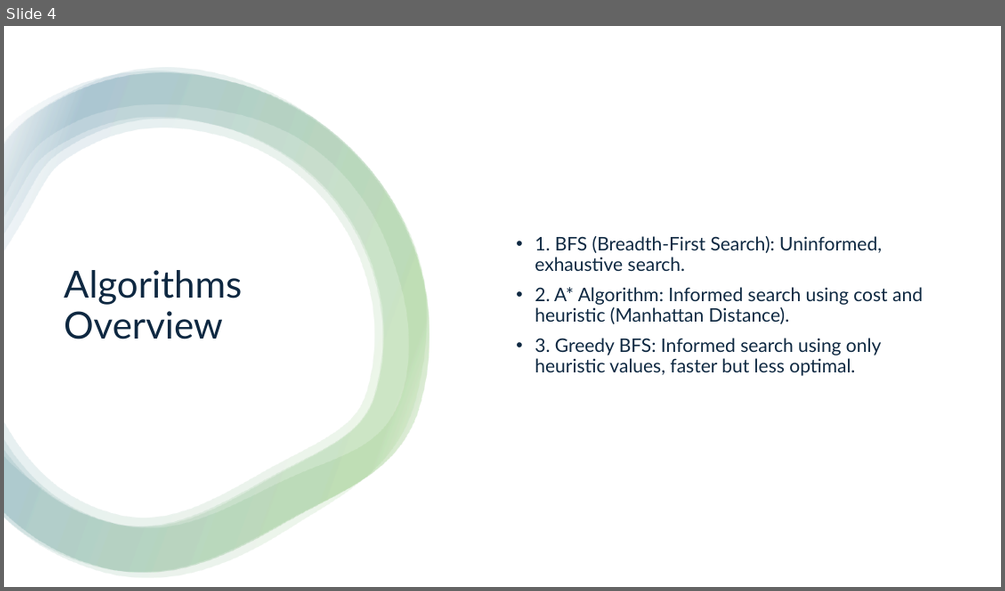
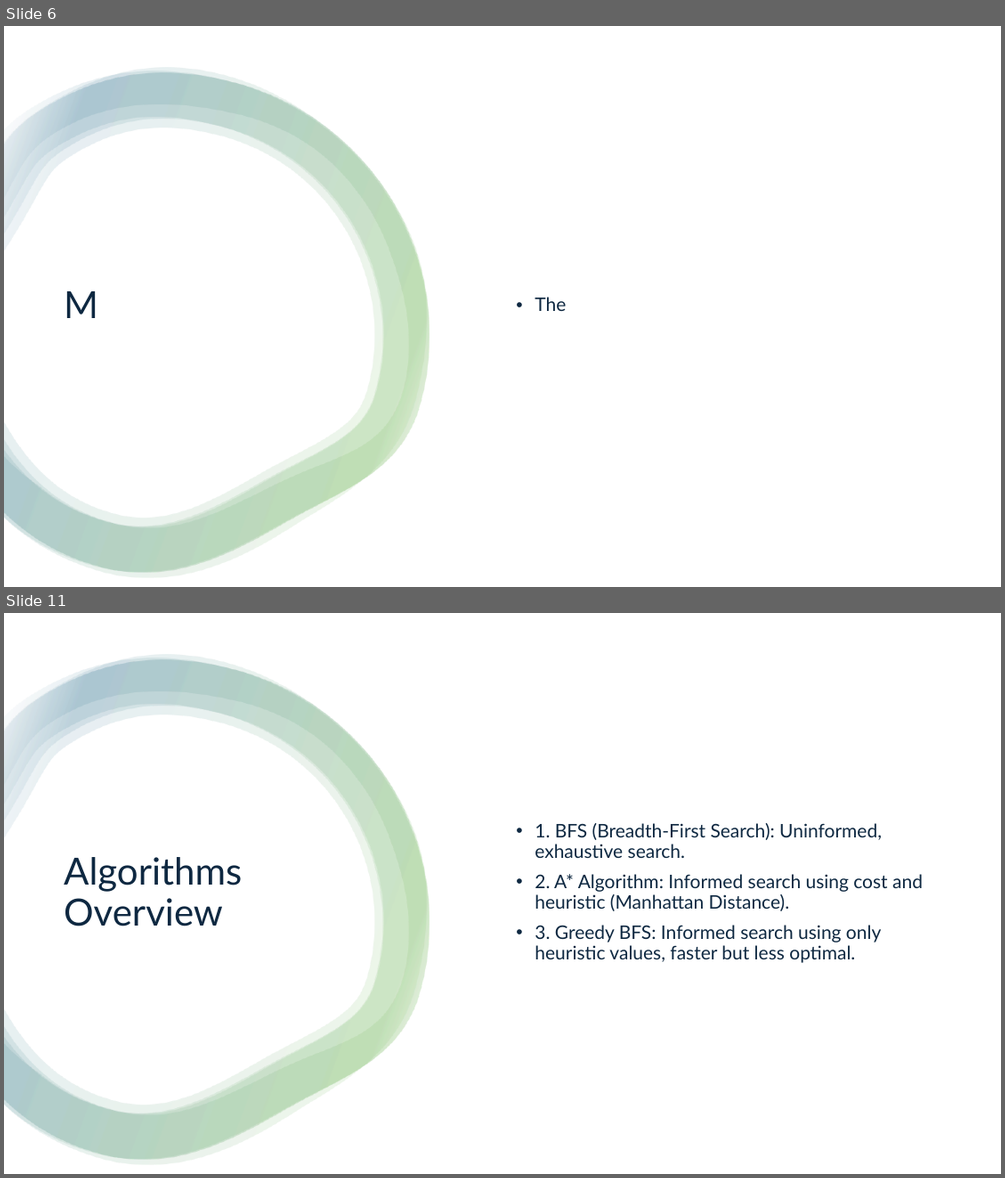
Before and after one commit to Krishna-1996/Master-In-AI, a slide deck: Foundation of Artificial Intelligence/My Project Work/ICA2 Project Coding Jupyter_Notebook/Final_ICA/ICA_Presentation.pptx. Shown one above the other, each under a label of ours: slide 4 before the commit, slides 6 and 11 after it; the slides between them are not shown. The pictures are 1005x591 and 1005x1178 pixels, drawn with LibreOffice and Linux fonts; fonts in the diff are those of the drawing. Boxes give left, top, right and bottom in pixels: in the first picture for what was removed or moved away, otherwise in the second. Text is boxed around its words. In the diff, an @@ line names an element or a change of style, - is before the commit and + after.

```diff
--- a/Foundation of Artificial Intelligence/My Project Work/ICA2 Project Coding Jupyter_Notebook/Final_ICA/ICA_Presentation.pptx
+++ b/Foundation of Artificial Intelligence/My Project Work/ICA2 Project Coding Jupyter_Notebook/Final_ICA/ICA_Presentation.pptx
@@ slide 6 added at (x1=4, y1=26, x2=1001, y2=587), background #FFFFFF @@
@@ rectangle added at (x1=4, y1=26, x2=1001, y2=587), fill #FFFFFF @@
@@ group added at (x1=4, y1=68, x2=429, y2=578): 4 freeform shapes @@
@@ title added at (x1=64, y1=291, x2=98, y2=318), 36 pt, text #0E2841 @@
+M
@@ text added at (x1=534, y1=297, x2=566, y2=311), 18 pt, text #0E2841 @@
+• The
@@ what was slide 4 is now slide 11 @@
```
Also in this commit, not shown: 3 slides changed, 6 other slides added.
